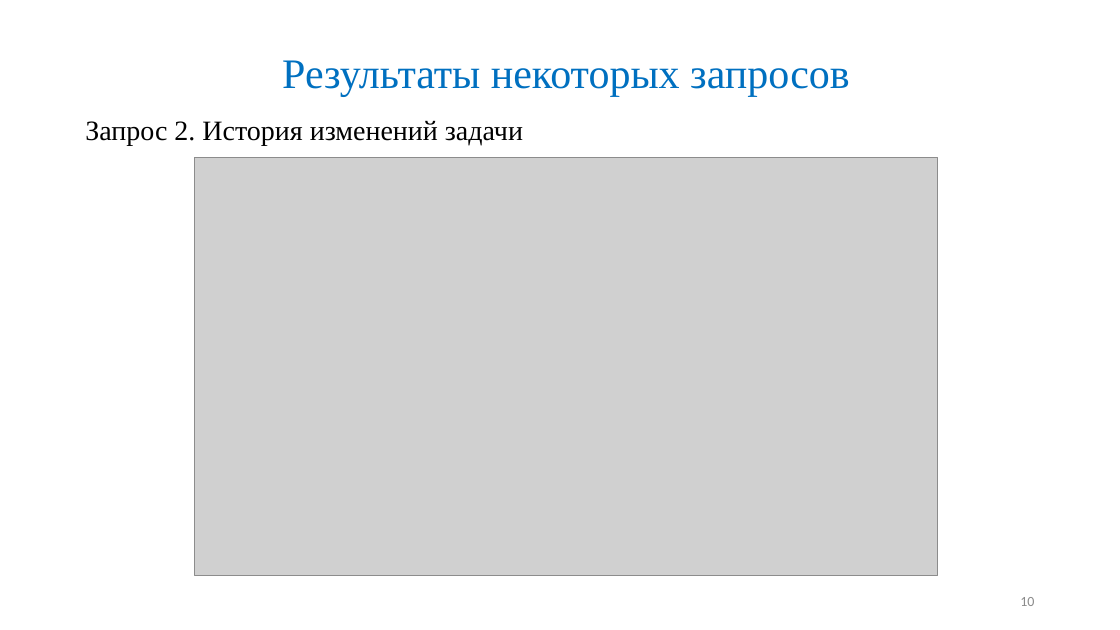
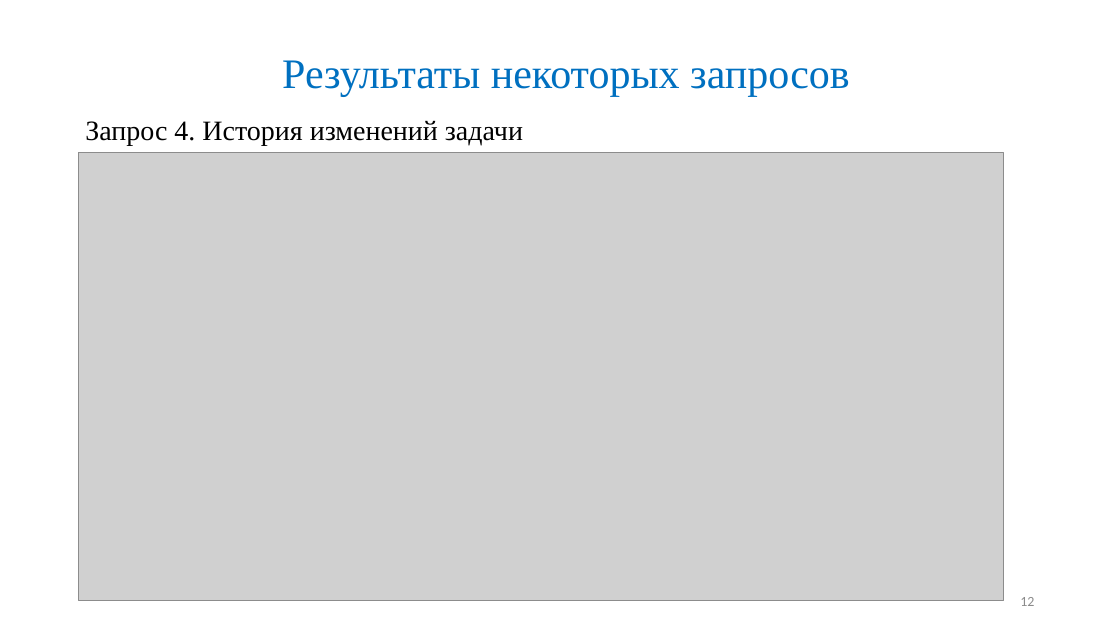
Before and after one commit to Maglus/-2017, a slide deck: slide 12 of Презентация ВКР2017.pptx (slide 10 before the commit). Drawn at 1120x630 pixels with LibreOffice and Linux fonts; fonts in the diff are those of the drawing; grey boxes stand for pictures. Boxes give left, top, right and bottom in pixels: in the first picture for what was removed or moved away, otherwise in the second. Text is boxed around its words. In the diff, an @@ line names an element or a change of style, - is before the commit and + after.

Commit message:
update

```diff
--- a/Презентация ВКР2017.pptx
+++ b/Презентация ВКР2017.pptx
@@ text at (85,120,523,146): text changed @@
-Запрос 2. История изменений задачи
+Запрос 4. История изменений задачи
@@ picture: place and size @@
-picture at (195,157,939,576)
+picture at (79,153,1004,601)
@@ page number at (1020,597,1034,606): text changed @@
-10
+12
```
Also in this commit, not shown: 2 other slides changed, 2 slides added.
